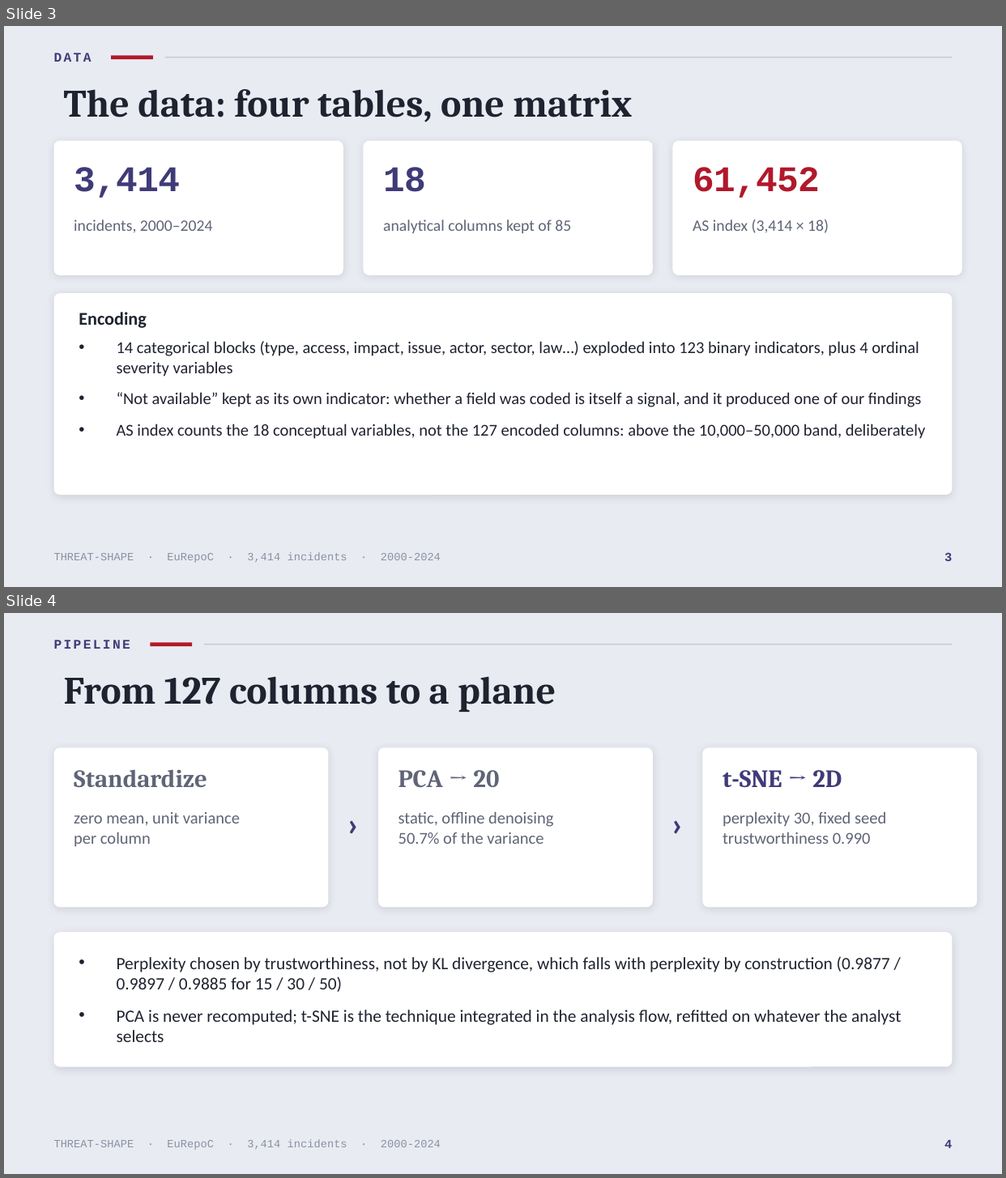
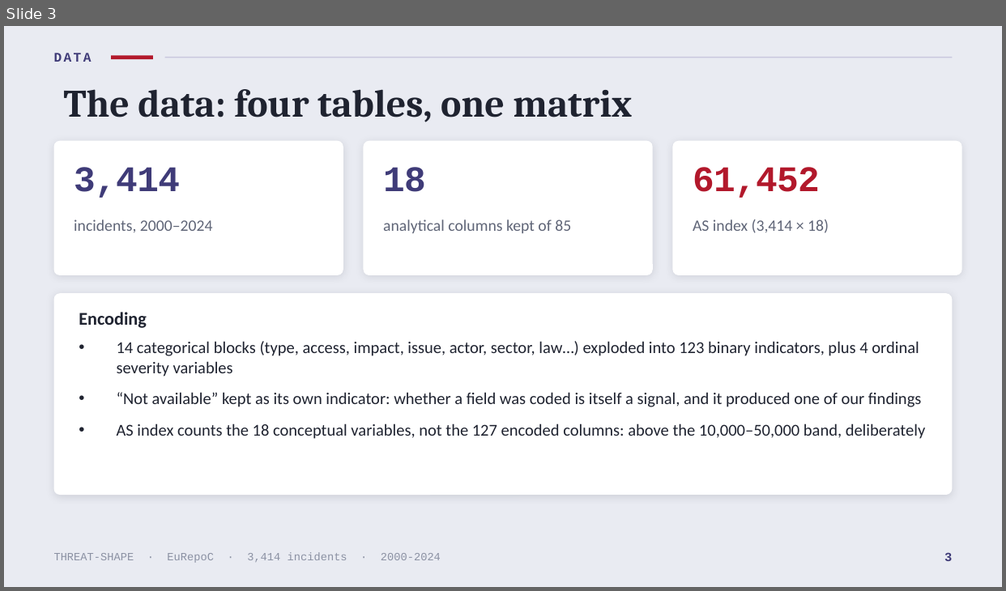
Before and after one commit to SamueleProietti/Visual_Analytics-Project, a slide deck: docs/slides/Threat-Shape.pptx. Shown one above the other, each under a label of ours: slides 3 and 4 before the commit, slide 3 after it. The pictures are 1006x1178 and 1006x591 pixels, drawn with LibreOffice and Linux fonts; fonts in the diff are those of the drawing. Boxes give left, top, right and bottom in pixels: in the first picture for what was removed or moved away, otherwise in the second. Text is boxed around its words. In the diff, an @@ line names an element or a change of style, - is before the commit and + after.

```diff
--- a/docs/slides/Threat-Shape.pptx
+++ b/docs/slides/Threat-Shape.pptx
@@ slide 4 removed at bbox=[4, 613, 1002, 1174], background #E9EBF2 @@
@@ text removed at bbox=[54, 640, 130, 649] @@
-PIPELINE
@@ rectangle removed at bbox=[150, 642, 192, 646] @@
@@ rectangle removed at bbox=[203, 644, 952, 645] @@
@@ text removed at bbox=[64, 676, 556, 712] @@
-From 127 columns to a plane
@@ rounded rectangle removed at bbox=[54, 747, 328, 907] @@
@@ rounded rectangle removed at bbox=[378, 747, 653, 907] @@
@@ rounded rectangle removed at bbox=[702, 747, 977, 907] @@
@@ text removed at bbox=[74, 769, 207, 787] @@
-Standardize
@@ text removed at bbox=[398, 770, 499, 788] @@
-PCA → 20
@@ text removed at bbox=[722, 770, 842, 787] @@
-t-SNE → 2D
@@ text removed at bbox=[335, 798, 370, 848] @@
-›
@@ text removed at bbox=[659, 798, 695, 848] @@
-›
@@ text removed at bbox=[74, 812, 240, 847] @@
-zero mean, unit variance
-per column
@@ text removed at bbox=[398, 811, 553, 844] @@
-static, offline denoising
-50.7% of the variance
@@ text removed at bbox=[722, 812, 886, 844] @@
-perplexity 30, fixed seed
-trustworthiness 0.990
@@ rounded rectangle removed at bbox=[54, 932, 952, 1067] @@
@@ text removed at bbox=[117, 956, 901, 1042] @@
-• Perplexity chosen by trustworthiness, not by KL divergence, which falls with perplexity by construction (0.9877 / 0.9897 / 0.9885 for 15 / 30 / 50)
-• PCA is never recomputed; t-SNE is the technique integrated in the analysis flow, refitted on whatever the analyst selects
@@ text removed at bbox=[54, 1139, 441, 1150] @@
-THREAT-SHAPE · EuRepoC · 3,414 incidents · 2000-2024
@@ text removed at bbox=[944, 1140, 952, 1148] @@
-4
```
Also in this commit, not shown: 5 slides changed, 2 slides added, 1 other slide removed, 28 other files.
